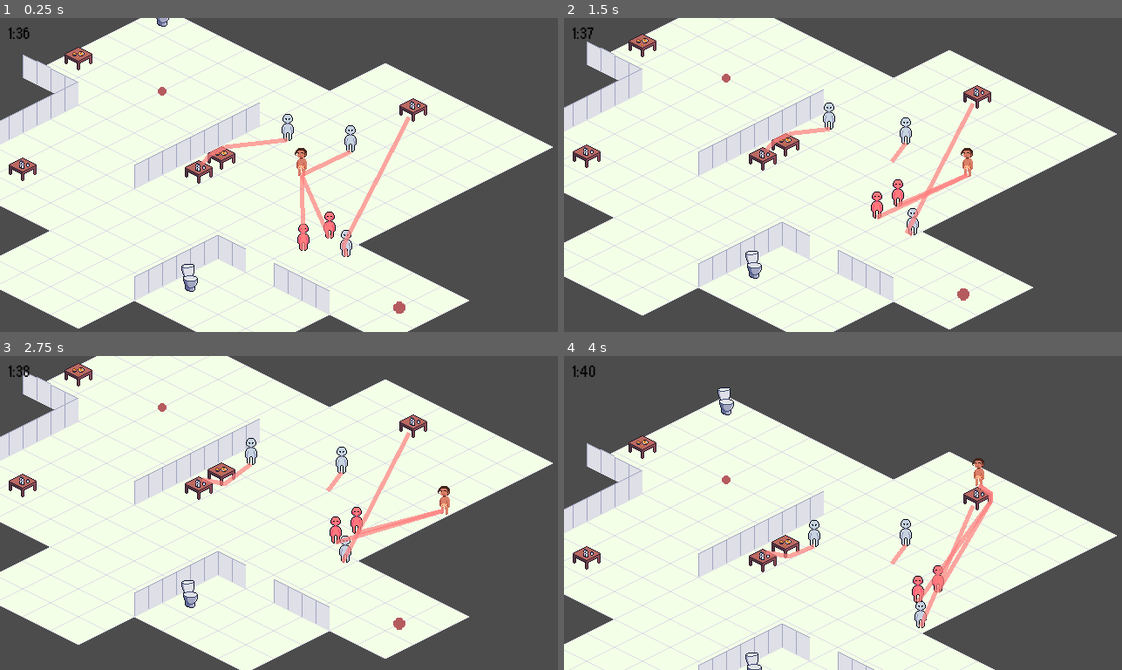
Above: before the commit, frames 1-4 (two rows, left to right).
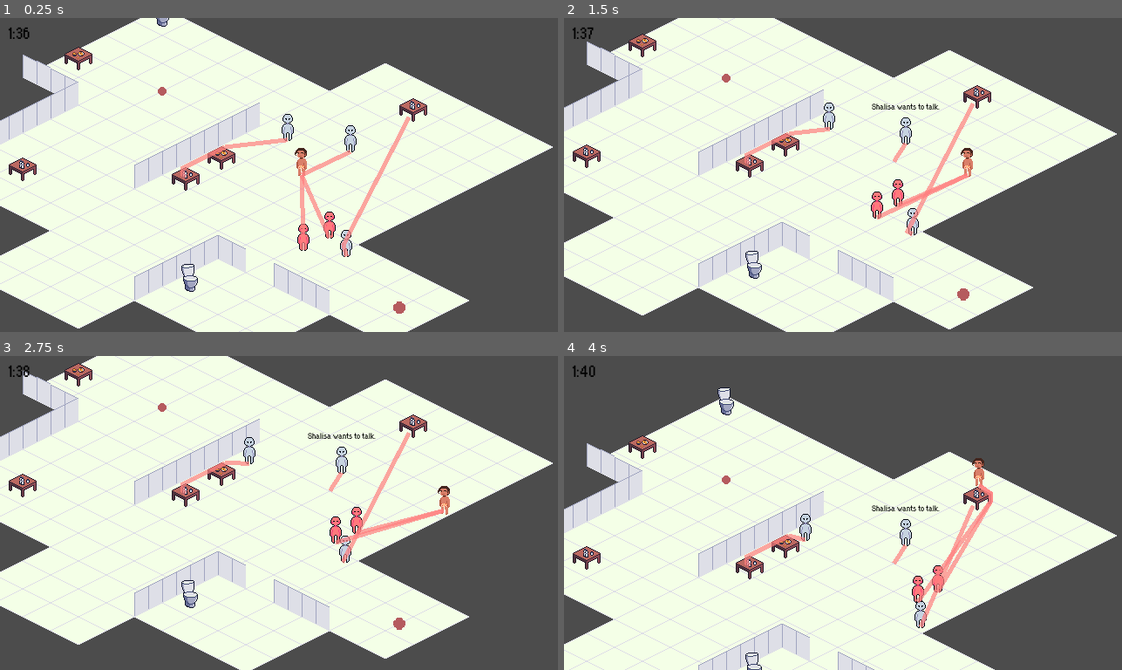
Above: after the commit, the same moments.

Repository: Boffl/language-game-prototype
Game: Godot game, scene res://Party.tscn
The game is run twice, just before and just after one commit, with the same random seed, the same clock (stepped at 60 frames per second) and the same inputs.
Inputs:
- Up to frame 1 (0.25 s): no input
- Up to frame 2 (1.5 s): tap Enter (ui_accept) at 0.5, 0.77 s; hold Right (ui_right) 0.53-1.28 s; hold Down (ui_down) from 1.28 s (still down)
- Up to frame 3 (2.75 s): tap Enter (ui_accept) at 1.52 s; release Down (ui_down) at 2.03 s; hold Right (ui_right) from 2.03 s (still down)
- Up to frame 4 (4 s): release Right (ui_right) at 2.78 s; hold Up (ui_up) 2.78-3.53 s; tap Enter (ui_accept) at 3.02, 3.77 s; hold Left (ui_left) from 3.53 s (still down)

The runs differ from the first frame. In frame 1, 0.4% of the frame differs, in the area x 30-39%, y 42-55%; in frame 2, 0.6%; in frame 3, 0.9%; in frame 4, 1.0%, in the area x 30-68%, y 47-72%.

Commit message:
Fix bug for new actions, make people leave after vomit.

Diff:
--- a/Party.tscn
+++ b/Party.tscn
@@ -306,7 +306,7 @@
 position = Vector2( 544, 52 )
 
 [node name="WaterTable2" parent="YSort/Furniture" instance=ExtResource( 13 )]
-position = Vector2( 298, 123 )
+position = Vector2( 283, 131 )
 
 [node name="WaterTable3" parent="YSort/Furniture" instance=ExtResource( 13 )]
 position = Vector2( 96, 120 )
--- a/PartyGuest/Actions/all_actions.gd
+++ b/PartyGuest/Actions/all_actions.gd
@@ -37,6 +37,8 @@
 				best_r = reward
 				best_a = action
 	talk_to_all(guest)
+	# print("Best action: ", best_a.action_name)
+	return best_a
 	guest.past_actions.append(best_a.action_name)
 
 	#best_a.effect(guest)
--- a/PartyGuest/Actions/pee.gd
+++ b/PartyGuest/Actions/pee.gd
@@ -3,7 +3,7 @@
 extends Node2D
 var wait_time = 10
 
-var action_name = "Pee"
+var action_name = "pee"
 
 func prerequisite(guest):
 	return true
--- a/PartyGuest/Actions/vomit.gd
+++ b/PartyGuest/Actions/vomit.gd
@@ -2,7 +2,7 @@
 
 extends Node2D
 var action_name = "vomit"
-var wait_time = 6
+var wait_time = 5
 
 func prerequisite(guest):
 	return guest.intoxication > 0.7
@@ -12,7 +12,8 @@
 
 func effect(guest):
 	print("%s left because they vomited" %guest.guest_name)
-	guest.present = false
+	guest.leaving = true
+	guest.new_action("leave")
 	return wait_time
 
 func prompt_add(guest):
--- a/PartyGuest/PartyGuest.gd
+++ b/PartyGuest/PartyGuest.gd
@@ -8,7 +8,9 @@
 							preload("res://Assets/PartyGuest/PartyGuest3.png")]
 
 
-
+onready var party_guest_area = get_node("PartyGuestArea")
+
+var leaving = false
 
 var all_actions = load("res://PartyGuest/Actions/all_actions.gd").new()
 
@@ -94,6 +96,8 @@
 
 var ray_directions = []
 
+var debug_variable
+
 
 func _ready():
 	"""
@@ -135,12 +139,24 @@
 	Updating Stats, Movement and Interaction Functions
 	"""
 
-	# MOVEMENT
-	if can_move and target_object != "":
-		#target_coordinates = get_parent().get_node("Furniture/" + target_object).position
-		move_to(_delta, coordinates_of_target(target_object))
-	elif can_move and target_object == "":
-		wander()
+	if can_move: # maybe have to put a different variable for doing an activity?
+		if party_guest_area.get_overlapping_areas().size()>0:
+			# this is a list of the overlapping areas. If there are multiple, the first will be
+			# The area with the player, the second the one with the Interaction object and the third, fourth, etc
+			# the one with other bots
+			var areas = party_guest_area.get_overlapping_areas()
+
+			if areas[0].get_parent().is_in_group(target_object):
+				can_move = false
+				start_activity(areas[0].get_parent())
+
+		# MOVEMENT
+		if target_object != "":
+			#target_coordinates = get_parent().get_node("Furniture/" + target_object).position
+			move_to(_delta, coordinates_of_target(target_object))
+		elif target_object == "":
+			pass
+			# wander()
 
 	# UPDATING STATS
 	hunger += 0.000001
@@ -154,7 +170,7 @@
 """ Everything for Interacting with Objects """
 
 func _on_PartyGuestArea_area_entered(area):
-	""" Used for performing an action """
+	# Used for performing an action
 
 	var interaction_object = area.get_parent()
 
@@ -176,18 +192,26 @@
 
 	# Exit: Leave the Party
 	if interaction_object.is_in_group("exits"):
-		print("Leaving")
 		self.queue_free()
 
 	# WaterTable
 	if interaction_object.is_in_group("watertables"):
-		message = guest_name + " is having a drink."
-		wait_time = current_action.effect(self)
+		if current_action.action_name == "drink water":
+			message = guest_name + " is drinkin water" # alc or water?
+			wait_time = current_action.effect(self)
+		elif current_action.action_name == "drink alcohol":
+			message = guest_name + " is having a drink" # alc or water?
+			wait_time = current_action.effect(self)
 
 	# Toilet
 	if interaction_object.is_in_group("toilets"):
-		message = guest_name + " is going to the toilet."
-		wait_time = current_action.effect(self)
+		if current_action.action_name == "pee":
+
+			message = guest_name + " is going to the toilet."
+			wait_time = current_action.effect(self)
+		elif current_action.action_name == "vomit":
+			message = guest_name + " is vomiting"
+			wait_time = current_action.effect(self)
 
 	#FoodTable
 	if interaction_object.is_in_group("foodtables"):
@@ -204,10 +228,9 @@
 		message = guest_name + " wants to " + current_action.action_name + "."
 
 
-	if wait_time != 0:
-		can_move = false
-		get_node("ActivityTimer").wait_time = wait_time
-		get_node("ActivityTimer").start()
+
+	get_node("ActivityTimer").wait_time = wait_time
+	get_node("ActivityTimer").start()
 
 
 	get_node("PartyGuestStats").set_text(message)
@@ -219,13 +242,18 @@
 
 func _on_ActivityTimer_timeout():
 	can_move = true
-	new_action(all_actions.best_action(self).action_name)
+	get_node("PartyGuestStats").set_text("")
+	# calculate new best action, call the new action function
+
+	if not leaving:
+		new_action(all_actions.best_action(self).action_name)
 
 
 
 
 
 func new_action(action_name):
+	# setting a target object for the new action
 	next_action = action_name
 	if action_name == "drink water" or action_name == "drink alcohol":
 		target_object = 'watertables'
@@ -237,6 +265,7 @@
 		target_object = 'exits'
 	else:
 		target_object = 'player'
+
 
 	#target_object = possible_target_groups[randi() % len(possible_target_groups)]
 
@@ -373,7 +402,6 @@
 	print("Action from the conversation: ", label)
 
 	if all_actions.str_action_dict.has(label):
-		print("in the dict")
 		new_action(label)
 
 
@@ -481,7 +509,7 @@
 	prompt = "%s was at a party with some friends. The party was hosted by %s. "  %[guest_name, host_name]
 	prompt += "%s was a %s person. " %[guest_name, map_to_index(adjectives["sociability"], sociability)]
 	prompt += "Most people said that %s was %s, and usually %s." % [guest_name, map_to_index(adjectives["character"], character), map_to_index(adjectives["aggression"], aggression)]
-	#print(get_node("Party").hour)
+
 	return prompt
 
 func map_to_index(list, _float):
--- a/PartyGuest/PartyGuest.tscn
+++ b/PartyGuest/PartyGuest.tscn
@@ -57,7 +57,5 @@
 
 [node name="HTTPRequest" type="HTTPRequest" parent="."]
 
-[connection signal="area_entered" from="PartyGuestArea" to="." method="_on_PartyGuestArea_area_entered"]
-[connection signal="area_exited" from="PartyGuestArea" to="." method="_on_PartyGuestArea_area_exited"]
 [connection signal="timeout" from="ActivityTimer" to="." method="_on_ActivityTimer_timeout"]
 [connection signal="request_completed" from="HTTPRequest" to="." method="_on_HTTPRequest_request_completed"]
--- a/Player/Player.gd
+++ b/Player/Player.gd
@@ -51,7 +51,8 @@
 
 func interacting(delta):
 	var bodies = get_node("TalkingArea").get_overlapping_areas()
-	if bodies.size() > 0 and bodies[0].get_parent().is_in_group('bots'):
+	if bodies.size() > 0 and bodies[0].get_parent().is_in_group('bots') \
+	and not bodies[0].get_parent().leaving:
 
 		get_node("InteractionLabel").show()
 
--- a/Player/Player.tscn
+++ b/Player/Player.tscn
@@ -16,6 +16,7 @@
 font_data = ExtResource( 3 )
 
 [node name="Player" type="KinematicBody2D" groups=["Player", "player"]]
+position = Vector2( -1, 0 )
 script = ExtResource( 2 )
 
 [node name="CollisionShape2D" type="CollisionShape2D" parent="."]
